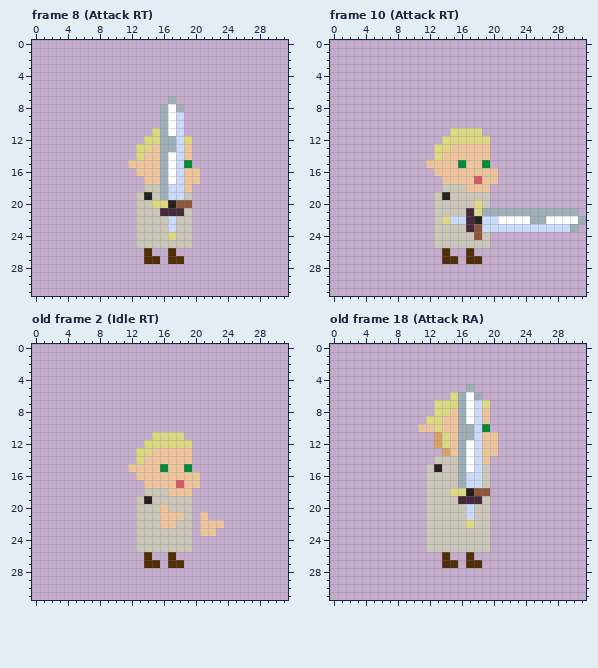
Edited in one commit: pixel-art file (aseprite/elf.aseprite). Above, as it was before the edit.
32x32 pixels, 120 frames. Shown: frame 8 (Attack RT), frame 10 (Attack RT), old frame 2 (Idle RT), old frame 18 (Attack RA). The commit also changed other frames, which this record leaves out.
The same view after the edit:
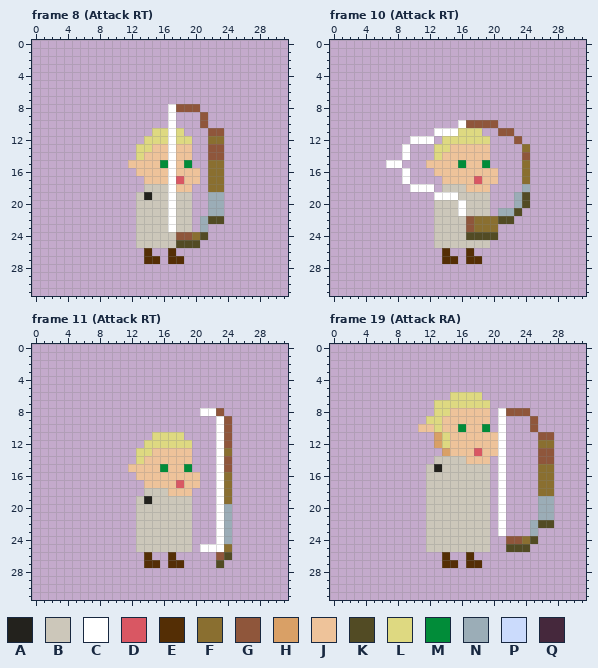
Palette (. is transparent): A #23221d  B #ccc7ba  C #ffffff  D #d95763  E #542e05  F #8a6f30  G #8f563b  H #d9a066  J #eec39a  K #524b24  L #ded981  M #018c39  N #9badb7  P #cbdbfc  Q #45283c
A new or re-ordered frame is compared with the old frame closest to it.
The edit:
frames 120 -> 132
layer "Foreground/Layer 1" added
Frame 8 (Attack RT), layers "Foreground/Layer 1", "Foreground/hands":
y 7: x 17 N -> .
y 8: x 16 N -> .; x 18..20 N.. -> GGG
y 9..10: x 16 N -> .; x 18 P -> .; x 21 . -> G
y 11: x 16 N -> L; x 18 P -> L; x 22..23 .. -> GG
y 12: x 16..18 NNP -> LCL; x 22..23 .. -> FF
y 13: x 16..18 NNP -> JCJ; x 22..23 .. -> GG
y 14: x 16 N -> J; x 18 P -> J; x 22..23 .. -> GG
y 15: x 16 N -> M; x 18 P -> J; x 22..23 .. -> FF
y 16: x 16 N -> J; x 18 P -> J; x 22..23 .. -> FF
y 17: x 16 N -> J; x 18 P -> D; x 22..23 .. -> FF
y 18: x 16..18 NPP -> BCJ; x 22..23 .. -> FF
y 19: x 16..18 NPP -> BCB; x 22..23 .. -> NN
y 20: x 15..19 LLAGG -> BBCBB; x 22..23 .. -> NN
y 21: x 16..18 QQQ -> BCB; x 22..23 .. -> NN
y 22: x 17 P -> C; x 21..23 ... -> NKK
y 23: x 17 P -> C; x 21 . -> N
y 24: x 17..21 LBB.. -> BGGFK
y 25: x 18..20 BB. -> KKK
Frame 10 (Attack RT), layers "Foreground/Layer 1", "Foreground/hands":
y 10: x 16..20 ..... -> CGGGG
y 11: x 13..15 ..L -> CCC; x 21..22 .. -> GG
y 12: x 10..12 ... -> CCC; x 23 . -> G
y 13: x 9 . -> C; x 24 . -> F
y 14: x 9 . -> C; x 24 . -> G
y 15: x 7..8 .. -> CC; x 24 . -> F
y 16..17: x 9 . -> C; x 24 . -> F
y 18: x 10..12 ... -> CCC; x 24 . -> N
y 19: x 13..15 BAB -> CCC; x 23..24 .. -> NK
y 20: x 16 B -> C; x 18 L -> B; x 23..24 .. -> NK
y 21: x 16..20 BQLNN -> CBBB.; x 23..30 NNNNNNNN -> K.......
y 22: x 14..31 LPPQAPPCCCCNNCCCCN -> BBBGFFFKK.........
y 23: x 17..30 QGPPPPPPPPPPPN -> GFFF..........
y 24: x 17..20 BGB. -> KKKK
Frame 11 (Attack RT) is new; against old frame 2 (Idle RT), layers "Foreground/Layer 1", "Foreground/hands", "Background/hands":
y 8: x 21..23 ... -> CCG
y 9..12: x 23..24 .. -> CG
y 13: x 23..24 .. -> CF
y 14..15: x 23..24 .. -> CG
y 16..19: x 23..24 .. -> CF
y 20: x 16 J -> B; x 23..24 .. -> CN
y 21: x 16..18 JJJ -> BBB; x 21 J -> .; x 23..24 .. -> CN
y 22: x 16..17 JJ -> BB; x 21..24 JJJ. -> ..CN
y 23: x 21..24 JJ.. -> ..CN
y 24: x 23..24 .. -> CN
y 25: x 21..24 .... -> CCCF
y 26: x 23..24 .. -> GK
y 27: x 23 . -> K
Frame 19 (Attack RA) against old frame 18 (Attack RA), layers "Foreground/Layer 1", "Foreground/hands":
y 5: x 17 N -> .
y 6: x 16..18 NCN -> LLL
y 7: x 16..18 NCP -> LLL
y 8: x 16..18 NCP -> JJJ; x 21..24 .... -> CGGG
y 9: x 16..18 NCP -> JJJ; x 21 . -> C; x 25 . -> G
y 10: x 16..18 NNP -> MJJ; x 21 . -> C; x 25 . -> G
y 11: x 16..18 NNP -> JJJ; x 21 . -> C; x 26..27 .. -> GG
y 12: x 16..18 NCP -> JJJ; x 21 . -> C; x 26..27 .. -> FF
y 13: x 16..18 NCP -> JJD; x 21 . -> C; x 26..27 .. -> GG
y 14: x 16..18 NCP -> BJJ; x 21 . -> C; x 26..27 .. -> GG
y 15: x 16..18 NCP -> BBB; x 21 . -> C; x 26..27 .. -> FF
y 16..17: x 16..18 NPP -> BBB; x 21 . -> C; x 26..27 .. -> FF
y 18: x 15..19 LLAGG -> BBBBB; x 21 . -> C; x 26..27 .. -> FF
y 19: x 16..18 QQQ -> BBB; x 21 . -> C; x 26..27 .. -> NN
y 20..21: x 17 P -> B; x 21 . -> C; x 26..27 .. -> NN
y 22: x 17 L -> B; x 21 . -> C; x 25..27 ... -> NKK
y 23: x 21 . -> C; x 25 . -> N
y 24: x 22..25 .... -> GGFK
y 25: x 22..24 ... -> KKK
Where, in picture pixels (left, top, right, bottom), the same in both pictures:
changed: (152, 96, 224, 248)
changed: (386, 120, 586, 240)
changed: (160, 408, 232, 568)
changed: (450, 384, 554, 552)
